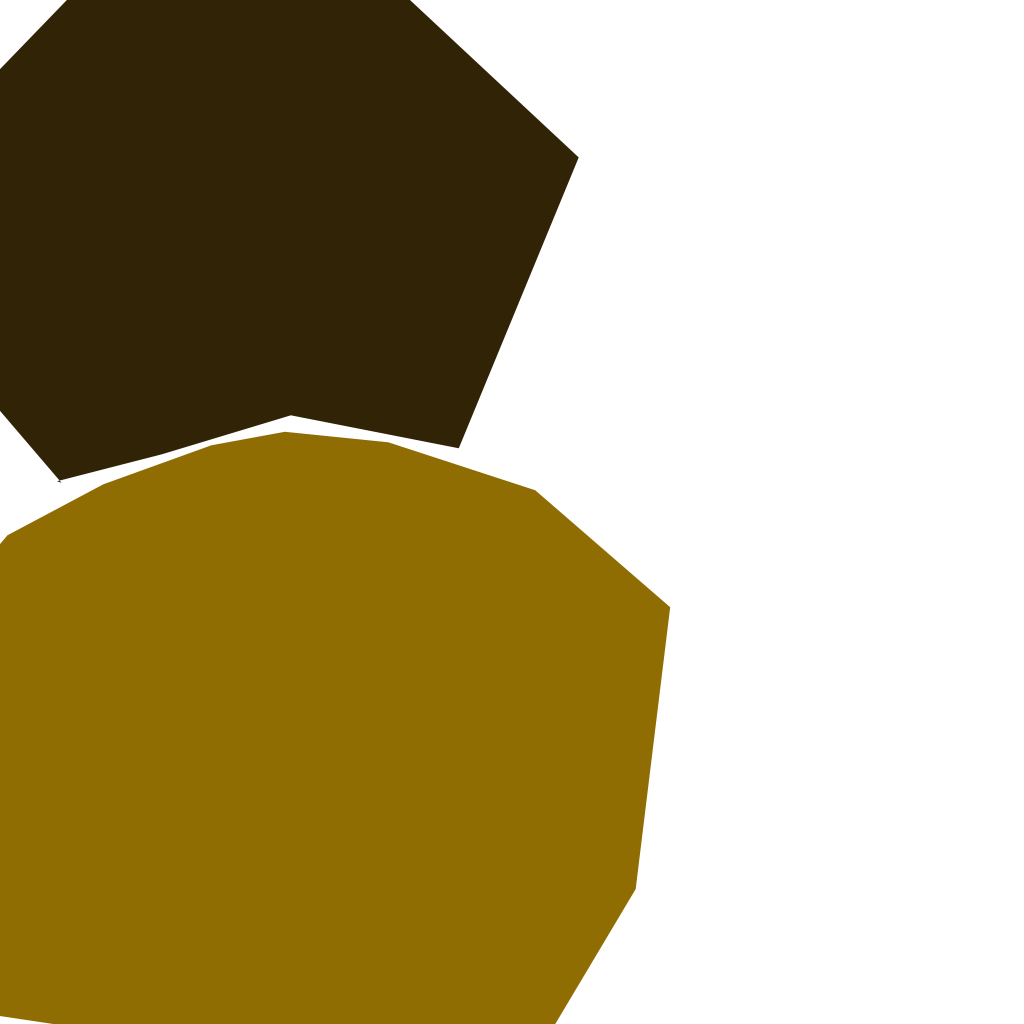
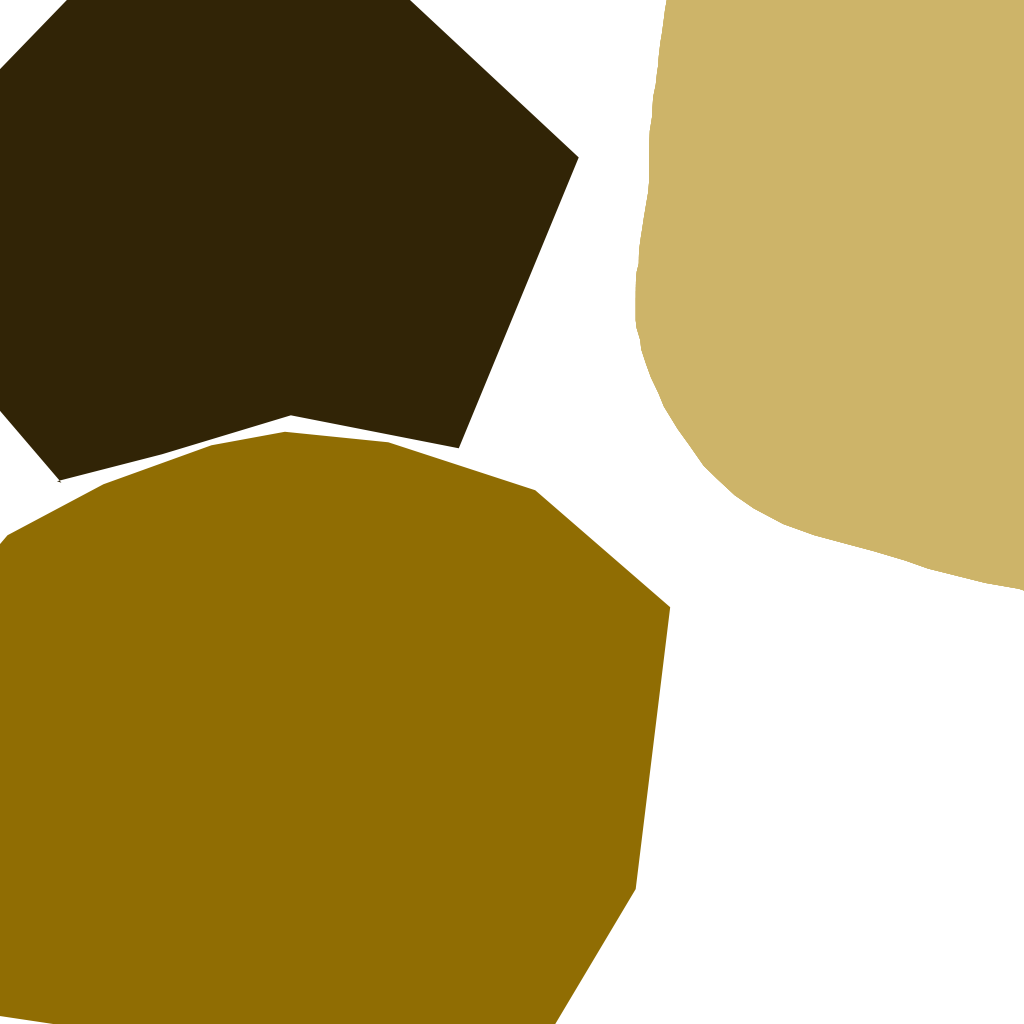
Comparing the layer stacks of the two (1024, 1024) images. Changes:
painted on "Base" over 635, 0, 1024, 591
